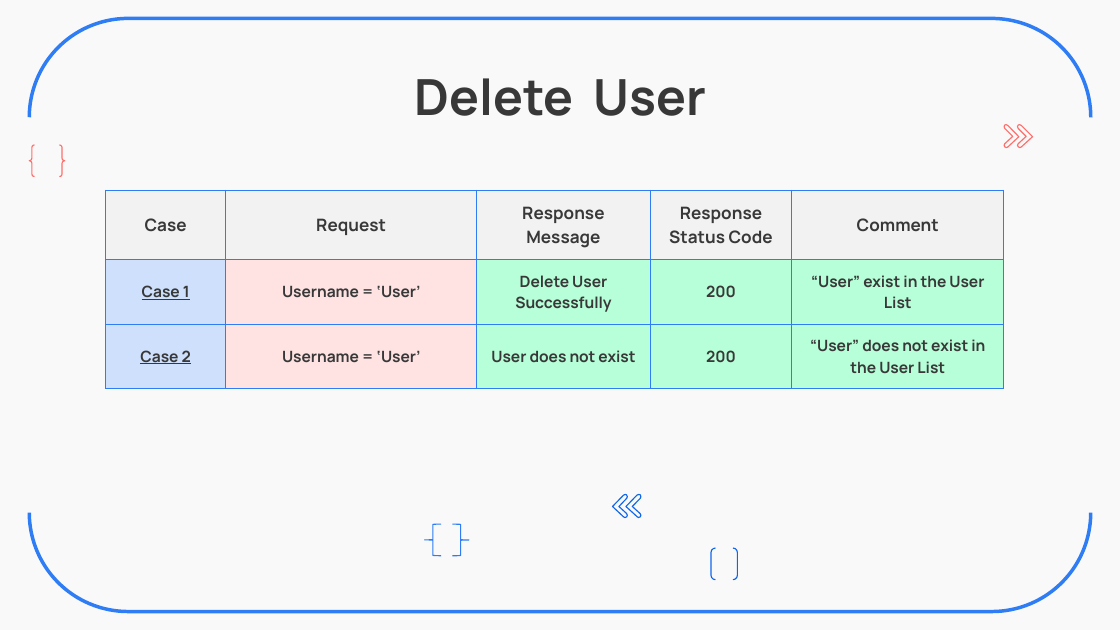
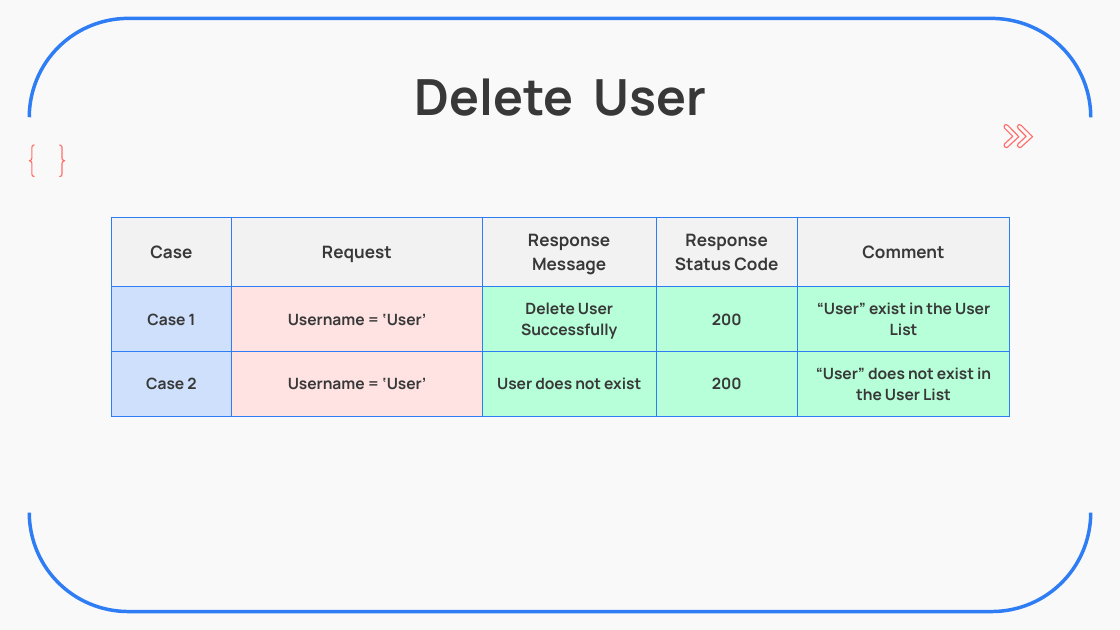
Before and after one commit to ZavierHuang/RESTFUL-API-DESIGN, a slide deck: slide 9 of 黃昱叡_SW2_Backend_Practice.pptx (slide 8 before the commit). Drawn at 1120x630 pixels with LibreOffice and Linux fonts; fonts in the diff are those of the drawing. Boxes give left, top, right and bottom in pixels: in the first picture for what was removed or moved away, otherwise in the second. Text is boxed around its words. In the diff, an @@ line names an element or a change of style, - is before the commit and + after.

```diff
--- a/黃昱叡_SW2_Backend_Practice.pptx
+++ b/黃昱叡_SW2_Backend_Practice.pptx
@@ table at (111,217,1009,405) @@
@@ underline off in "Case 1", "Case 2" @@
@@ table: place and size @@
-table at (105,190,1004,378)
+table at (111,217,1009,405)
@@ rectangle added at (394,489,767,590), fill #F9F9F9 @@
@@ freeform shape removed at (613,495,627,519) @@
@@ freeform shape removed at (626,495,642,519) @@
@@ left brace removed at (424,524,441,556) @@
@@ left brace removed at (452,524,469,556) @@
@@ bracket pair removed at (711,548,738,579) @@
```
Also in this commit, not shown: 17 other slides changed, 1 slide added, 2 other files.
